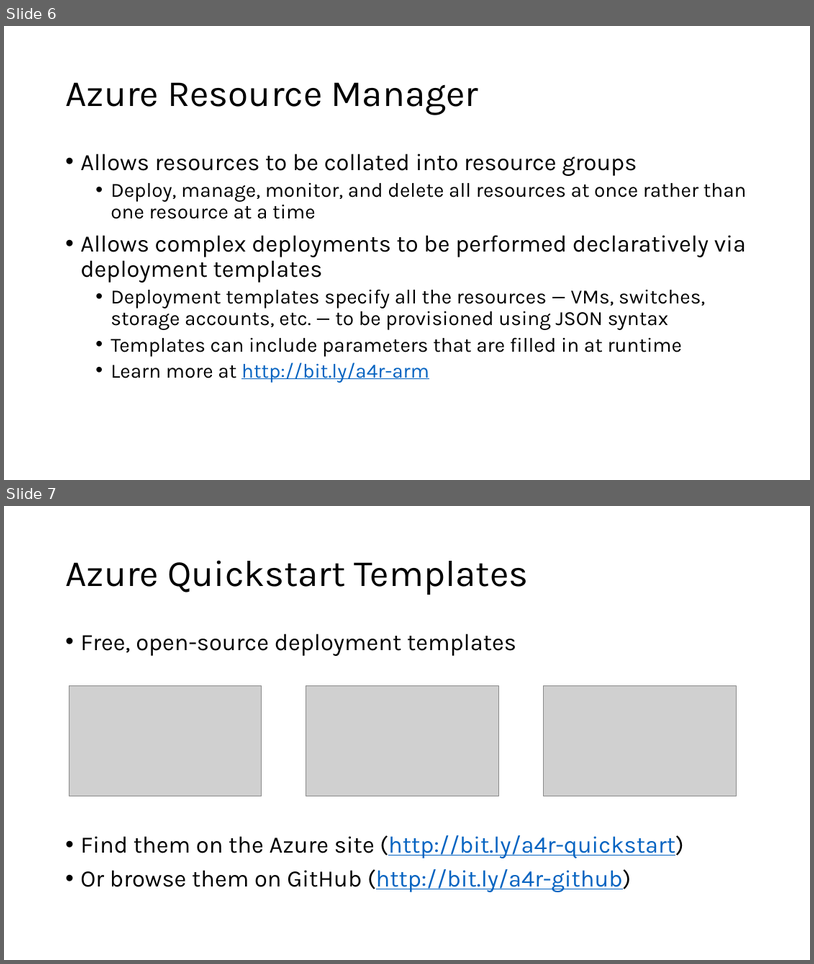
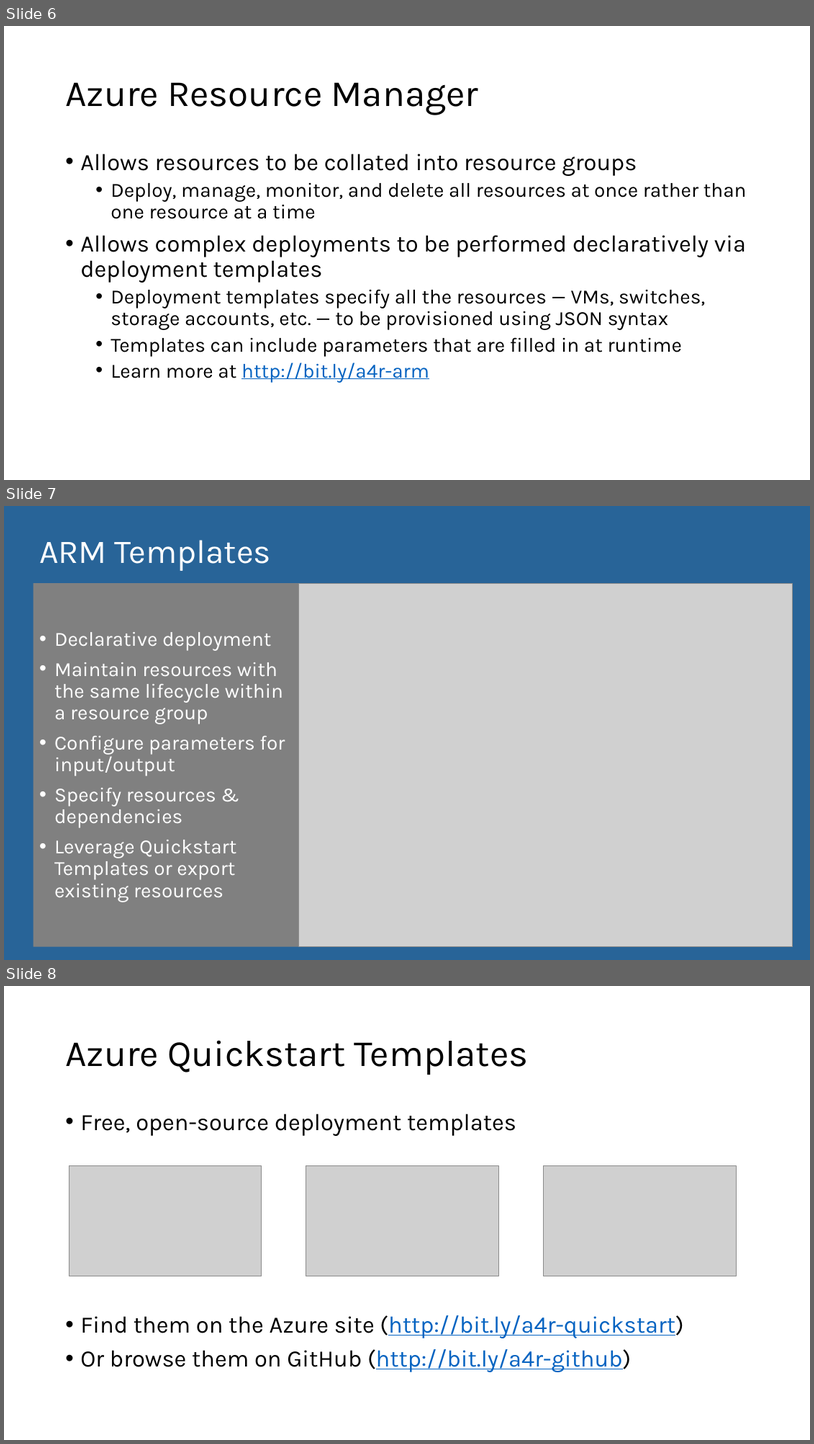
Before and after one commit to microsoft/AcademicContent, a slide deck: Workshop/6. HPC and Containers/HPC and Azure Container Service.pptx. Shown one above the other, each under a label of ours: slides 6 and 7 before the commit, slides 6, 7 and 8 after it. The pictures are 814x964 and 814x1444 pixels, drawn with LibreOffice and Linux fonts; fonts in the diff are those of the drawing; grey boxes stand for pictures. Boxes give left, top, right and bottom in pixels: in the first picture for what was removed or moved away, otherwise in the second. Text is boxed around its words. In the diff, an @@ line names an element or a change of style, - is before the commit and + after.

```diff
--- a/Workshop/6. HPC and Containers/HPC and Azure Container Service.pptx
+++ b/Workshop/6. HPC and Containers/HPC and Azure Container Service.pptx
@@ slide 7 added at (4,506,810,960), background #286498 @@
@@ title added at (39,540,271,571), 39.6 pt, text #FFFFFF @@
+ARM Templates
@@ text added at (33,584,299,947), fill #808080, 24 pt, text #FFFFFF @@
+• Declarative deployment
+• Maintain resources with the same lifecycle within a resource group
+• Configure parameters for input/output
+• Specify resources & dependencies
+• Leverage Quickstart Templates or export existing resources
@@ picture added at (299,584,793,947) @@
@@ what was slide 7 is now slide 8 @@
```
Also in this commit, not shown: 1 slide changed.
